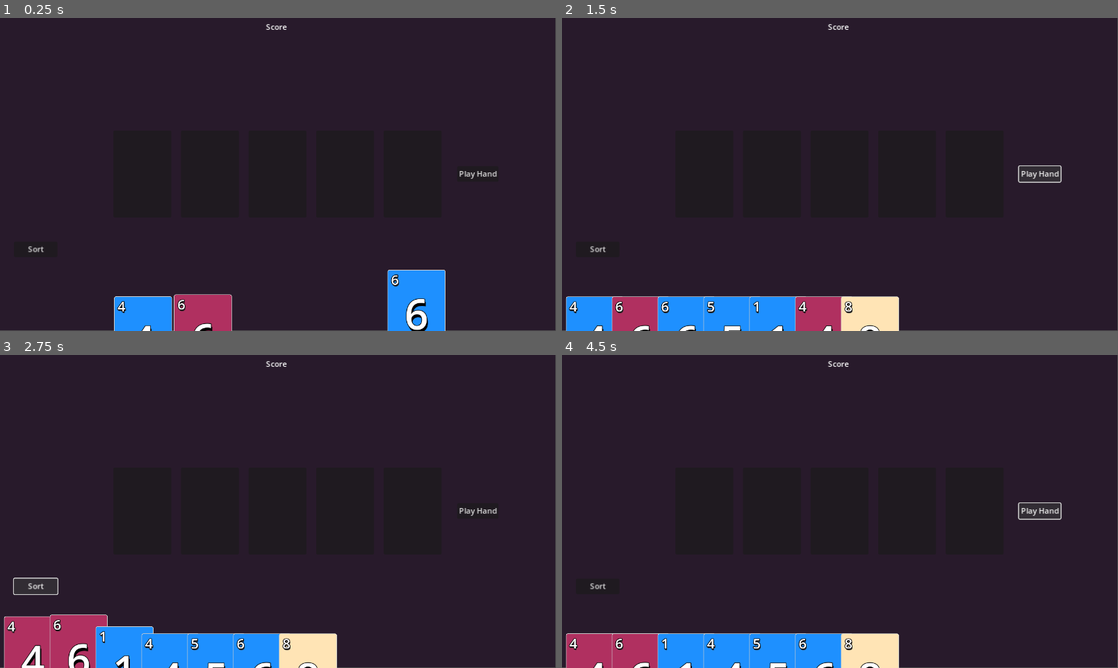
Above: before the commit, frames 1-4 (two rows, left to right).
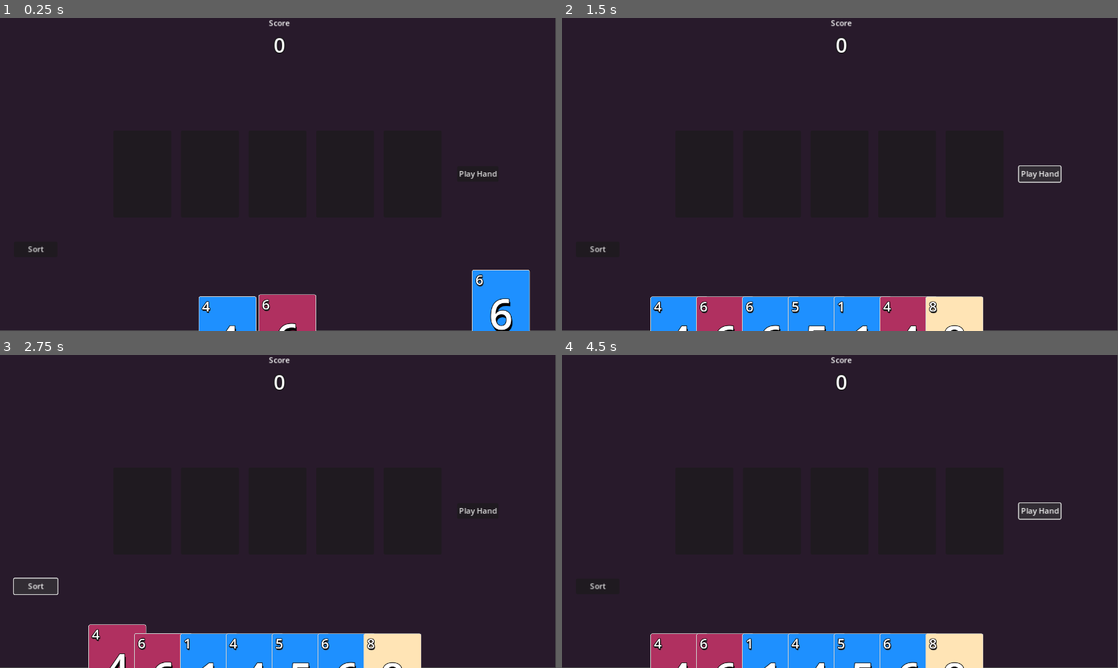
Above: after the commit, the same moments.

Repository: jwapobie/uno-cards
Game: Godot game, scene res://scenes/game_loop.tscn
The game is run twice, just before and just after one commit, with the same random seed, the same clock (stepped at 60 frames per second) and the same inputs.
Inputs:
- Up to frame 1 (0.25 s): no input
- Up to frame 2 (1.5 s): click "Play Hand" at 0.5 s; click "Play Hand" at 1.25 s
- Up to frame 3 (2.75 s): click "Sort" at 2 s
- Up to frame 4 (4.5 s): click "Sort" at 2.75 s; click "Sort" at 3.5 s; click "Play Hand" at 4.25 s

The runs differ from the first frame. In frame 1, 8.3% of the frame differs, in the area x 20-96%, y 0-100%; in frame 2, 6.9%; in frame 3, 7.9%; in frame 4, 6.7%.

Commit message:
scoring animation

Diff:
--- a/objects/card/card_object.gd
+++ b/objects/card/card_object.gd
@@ -75,3 +75,18 @@
 			picked = true
 			picked_offset = get_local_mouse_position().rotated(rotation)
 			is_card_picked = true
+
+func play_scoring_anim():
+	play_trigger_anim()
+	await card_visual.play_scoring_anim()
+
+func play_trigger_anim():
+	var orig_scale = scale
+	var tween = create_tween()
+	tween.tween_property(self, "scale", orig_scale*1.1, 0.1*Gameplay.anim_time_multiplier).set_trans(Tween.TRANS_CUBIC).set_ease(Tween.EASE_IN)
+	tween.parallel()
+	tween.tween_property(self, "rotation_degrees", 5, 0.1*Gameplay.anim_time_multiplier).set_trans(Tween.TRANS_CUBIC).set_ease(Tween.EASE_IN)
+	tween.tween_property(self, "scale", orig_scale, 0.2*Gameplay.anim_time_multiplier).set_trans(Tween.TRANS_SPRING).set_ease(Tween.EASE_OUT)
+	tween.parallel()
+	tween.tween_property(self, "rotation_degrees", 0, 0.2*Gameplay.anim_time_multiplier).set_trans(Tween.TRANS_SPRING).set_ease(Tween.EASE_OUT)
+	print("don")
--- a/objects/card/card_object.tscn
+++ b/objects/card/card_object.tscn
@@ -48,6 +48,7 @@
 offset_bottom = 151.0
 grow_horizontal = 1
 grow_vertical = 1
+metadata/_edit_use_anchors_ = true
 
 [node name="CollisionShape2D" type="CollisionShape2D" parent="."]
 visible = false
@@ -55,6 +56,7 @@
 
 [node name="Highlight" type="Panel" parent="."]
 unique_name_in_owner = true
+visible = false
 offset_left = -99.0
 offset_top = -149.0
 offset_right = 101.0
@@ -64,6 +66,7 @@
 
 [node name="Outline" type="Panel" parent="."]
 unique_name_in_owner = true
+visible = false
 offset_left = -103.0
 offset_top = -153.0
 offset_right = 105.0
--- a/objects/card/card_visual.gd
+++ b/objects/card/card_visual.gd
@@ -25,3 +25,9 @@
 @onready var number: Label = $Number
 @onready var number_2: Label = $Number2
 @onready var number_3: Label = $Number3
+
+func play_scoring_anim():
+	var tween = create_tween()
+	tween.tween_property(number, "scale", Vector2(1.3, 1.3), 0.1*Gameplay.anim_time_multiplier).set_trans(Tween.TRANS_CUBIC).set_ease(Tween.EASE_IN)
+	tween.tween_property(number, "scale", Vector2(1.0, 1.0), 0.2*Gameplay.anim_time_multiplier).set_trans(Tween.TRANS_SPRING).set_ease(Tween.EASE_OUT)
+	await tween.finished
--- a/objects/card/card_visual.tscn
+++ b/objects/card/card_visual.tscn
@@ -25,6 +25,7 @@
 offset_bottom = 98.5
 grow_horizontal = 2
 grow_vertical = 2
+pivot_offset = Vector2(41, 98)
 theme_override_colors/font_shadow_color = Color(0, 0, 0, 1)
 theme_override_colors/font_outline_color = Color(0, 0, 0, 1)
 theme_override_constants/shadow_offset_x = 4
--- a/objects/card_player/card_hand.gd
+++ b/objects/card_player/card_hand.gd
@@ -14,7 +14,7 @@
 # Called when the node enters the scene tree for the first time.
 func _ready() -> void:
 	event_handler.register_handler(Event.Type.CARD_SELECTED, on_selected_card)
-	reposition()
+	#reposition()
 
 var last_selected_card :Card
 func on_selected_card(event :EventCardSelected):
--- /dev/null
+++ b/objects/score_counter/addition_label.gd
@@ -0,0 +1,21 @@
+extends Label
+
+
+# Called when the node enters the scene tree for the first time.
+func _ready() -> void:
+	var tween = create_tween()
+	tween.tween_property(self, "scale", Vector2(1.3, 1.3), 0.1*Gameplay.anim_time_multiplier).set_trans(Tween.TRANS_CUBIC).set_ease(Tween.EASE_IN)
+	tween.tween_property(self, "scale", Vector2(1.0, 1.0), 0.2*Gameplay.anim_time_multiplier).set_trans(Tween.TRANS_SPRING).set_ease(Tween.EASE_OUT)
+	tween.tween_property(self, "position", Vector2(50.0, 0.0), 0.5*Gameplay.anim_time_multiplier).set_trans(Tween.TRANS_QUAD).set_ease(Tween.EASE_IN)
+	tween.set_parallel()
+	tween.tween_property(self, "modulate", Color.TRANSPARENT, 0.5*Gameplay.anim_time_multiplier).set_trans(Tween.TRANS_QUAD).set_ease(Tween.EASE_IN)
+	await tween.finished
+	queue_free()
+
+func pop_off() -> void:
+	var tween = create_tween()
+	tween.tween_property(self, "position", Vector2(50.0, 0.0), 0.3*Gameplay.anim_time_multiplier).set_trans(Tween.TRANS_QUAD).set_ease(Tween.EASE_OUT)
+	tween.set_parallel()
+	tween.tween_property(self, "modulate", Color.TRANSPARENT, 0.3*Gameplay.anim_time_multiplier).set_trans(Tween.TRANS_QUAD).set_ease(Tween.EASE_OUT)
+	await tween.finished
+	queue_free()
--- /dev/null
+++ b/objects/score_counter/addition_label.tscn
@@ -0,0 +1,14 @@
+[gd_scene load_steps=2 format=3 uid="uid://cmyllk53req78"]
+
+[ext_resource type="Script" path="res://objects/score_counter/addition_label.gd" id="1_4hohw"]
+
+[node name="Label" type="Label"]
+offset_right = 41.0
+offset_bottom = 34.0
+size_flags_horizontal = 0
+theme_override_colors/font_color = Color(0.808594, 0.661409, 0.408015, 1)
+theme_override_constants/outline_size = 4
+theme_override_font_sizes/font_size = 24
+text = "+12"
+vertical_alignment = 1
+script = ExtResource("1_4hohw")
--- a/objects/score_counter/score_display.gd
+++ b/objects/score_counter/score_display.gd
@@ -1,6 +1,7 @@
 extends Node
 @onready var event_handler: EventHandler = $EventHandler
 @onready var score_number: Label = $ScoreNumber
+@onready var add_display: Node2D = $AddDisplay
 
 var total_score: int
 @export var player_id := 0
@@ -10,5 +11,10 @@
 
 func on_score_added(event: EventScoreCreated) -> void:
 	if event.player_id == player_id:
+		event.is_blocking = true
+		add_display.add_score(event.score_amount)
 		total_score += event.score_amount
 		score_number.text = str(total_score)
+		await event.visual_source.play_scoring_anim()
+		#await get_tree().create_timer(0.2*Gameplay.anim_time_multiplier).timeout
+		event.set_resolved()
--- /dev/null
+++ b/scenes/add_display.gd
@@ -0,0 +1,11 @@
+extends Node2D
+const ADDITION_LABEL = preload("res://objects/score_counter/addition_label.tscn")
+var last_label :Label
+
+func add_score(score :int):
+	var new_label = ADDITION_LABEL.instantiate()
+	new_label.text = "+%s" % score
+	add_child(new_label)
+	if last_label:
+		last_label.pop_off()
+	last_label = new_label
--- a/scenes/gameplay.gd
+++ b/scenes/gameplay.gd
@@ -5,6 +5,8 @@
 @onready var continue_button: Button = $ContinueButton
 @onready var card_hand: CardHand = %CardHand
 @onready var upgrade_screen: UpgradeScreen = $UpgradeScreen
+
+static var anim_time_multiplier = 1.0
 
 var deck: CardDeck
 
--- a/scenes/gameplay.tscn
+++ b/scenes/gameplay.tscn
@@ -6,6 +6,7 @@
 [ext_resource type="Script" path="res://scripts/event_bus/event_handler.gd" id="4_c7t3g"]
 [ext_resource type="Script" path="res://objects/score_counter/score_display.gd" id="5_f3pnb"]
 [ext_resource type="PackedScene" uid="uid://cbm78yibra6u3" path="res://scenes/upgrade_screen.tscn" id="6_6v1j0"]
+[ext_resource type="Script" path="res://scenes/add_display.gd" id="6_yy4x3"]
 
 [sub_resource type="Curve" id="Curve_gb3ms"]
 _data = [Vector2(0, 0), 0.0, 0.0, 0, 0, Vector2(1, 1), 0.0, 0.0, 0, 0]
@@ -219,23 +220,32 @@
 [node name="EventHandler" type="Node" parent="CardHandAnchor/CardHand"]
 script = ExtResource("4_c7t3g")
 
-[node name="ScoreDisplay" type="HBoxContainer" parent="."]
+[node name="ScoreDisplay" type="VBoxContainer" parent="."]
 layout_mode = 1
 anchors_preset = 5
 anchor_left = 0.5
 anchor_right = 0.5
 offset_left = -20.0
-offset_right = 20.0
-offset_bottom = 40.0
+offset_right = 28.0
+offset_bottom = 50.0
 grow_horizontal = 2
 script = ExtResource("5_f3pnb")
 
+[node name="AddDisplay" type="Node2D" parent="ScoreDisplay"]
+position = Vector2(61, 40)
+script = ExtResource("6_yy4x3")
+
 [node name="Label" type="Label" parent="ScoreDisplay"]
 layout_mode = 2
 text = "Score"
+horizontal_alignment = 1
 
 [node name="ScoreNumber" type="Label" parent="ScoreDisplay"]
 layout_mode = 2
+theme_override_constants/outline_size = 6
+theme_override_font_sizes/font_size = 42
+text = "0"
+horizontal_alignment = 1
 
 [node name="EventHandler" type="Node" parent="ScoreDisplay"]
 script = ExtResource("4_c7t3g")
Not shown: 1 places in scenes/gameplay.tscn that only renumber resources
